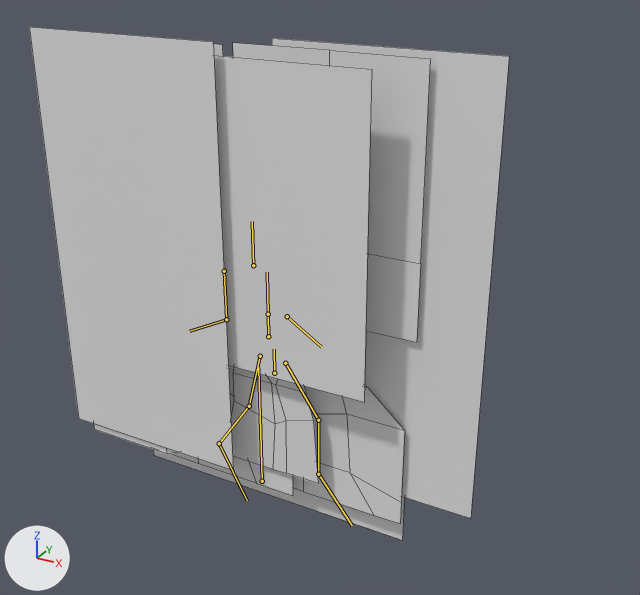
The FBX model Unity/Assets/Arcadians/AvatarFemale/avatarFemale.fbx: old version first, new version second.
Rendered twice from a 50 mm camera at (3.4, -5.19, 4.38) aimed at (0.43, 0.21, 1.69). Every picture has the same lights, and +X, +Y and +Z are marked at lower left. The bones that bend it are drawn over the model as lines. Mesh edges are drawn as thin lines.

In view in the first picture: 'avatar.Female'.
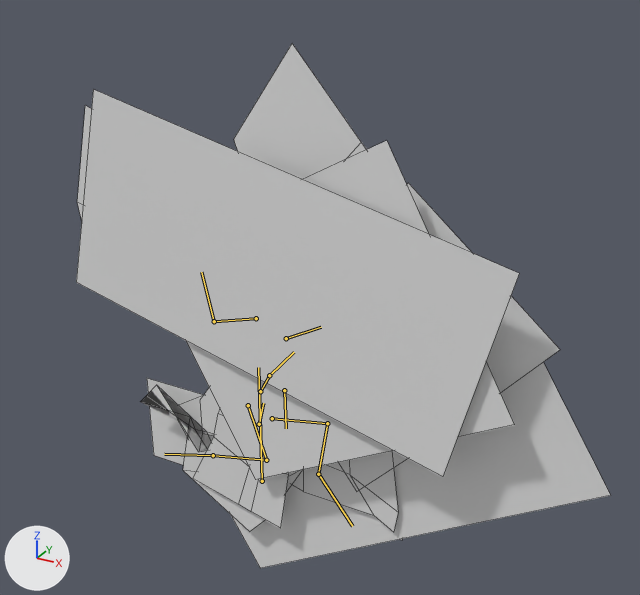
The newer file adds an action. The first version stands in its rest pose; the second is drawn at frame 20 of the action 'female.armature|m.lose'.

Pixel boxes (x1, y1, x2, y2) of what changed, in the pictures (640 x 595 px):
'avatar.Female', posed (11% wider): before (29, 27, 509, 540); after (76, 44, 610, 568)
bone 'b_Spine.001', root to tip: before (274, 373) to (274, 349); after (259, 424) to (263, 403)
bone 'b_Spine.002', root to tip: before (268, 336) to (268, 314); after (260, 391) to (269, 375)
bone 'b_Spine.003', root to tip: before (268, 314) to (267, 272); after (269, 375) to (294, 352)
bone 'b_Head', root to tip: before (253, 265) to (252, 221); after (286, 338) to (321, 327)
bone 'b_LArm', root to tip: before (287, 316) to (321, 347); after (284, 390) to (286, 428)
bone 'b_RArm.001', root to tip: before (224, 271) to (226, 319); after (256, 318) to (214, 321)
bone 'b_RArm.002', root to tip: before (226, 319) to (189, 331); after (214, 321) to (201, 272)
bone 'b_LLeg.001', root to tip: before (285, 363) to (318, 420); after (272, 418) to (327, 423)
bone 'b_LLeg.002', root to tip: before (318, 420) to (318, 474); after (327, 423) to (318, 474)
bone 'b_LFoot', root to tip: before (318, 474) to (352, 525); after (318, 474) to (352, 526)
bone 'b_RLeg.001', root to tip: before (260, 356) to (249, 406); after (248, 405) to (266, 460)
bone 'b_RLeg.002', root to tip: before (249, 406) to (219, 443); after (266, 460) to (213, 455)
bone 'b_RFoot', root to tip: before (219, 443) to (247, 500); after (213, 455) to (164, 454)

The change in detail:
Bone 'b_Spine.001' (bone_b_spine_001) moves from (0.0, 0.0, 0.0) to (-0.16, -0.51, 0.0).
Bone 'b_Spine.001' (bone_b_spine_001) turns from (0, 0, 0) to (0, 0, -13) degrees about its own x, y and z.
Bone 'b_Spine.002' (bone_b_spine_002) turns from (0, 0, 0) to (0, 0, -15) degrees about its own x, y and z.
Bone 'b_Spine.003' (bone_b_spine_003) turns from (0, 0, 0) to (0, 0, -13) degrees about its own x, y and z.
Bone 'b_Head' (bone_b_head) turns from (0, 0, 0) to (0, 0, -20) degrees about its own x, y and z.
Bone 'b_LArm' (bone_b_larm) turns from (0, 0, 0) to (0, 0, -17) degrees about its own x, y and z.
Bone 'b_RArm.001' (bone_b_rarm_001) turns from (0, 0, 0) to (0, 0, 33) degrees about its own x, y and z.
Bone 'b_RArm.002' (bone_b_rarm_002) turns from (0, 0, 0) to (0, 0, 30) degrees about its own x, y and z.
Bone 'b_LLeg.001' (bone_b_lleg_001) turns from (0, 0, 0) to (0, 0, -80) degrees about its own x, y and z.
Bone 'b_LLeg.002' (bone_b_lleg_002) turns from (0, 0, 0) to (0, 0, 76) degrees about its own x, y and z.
Bone 'b_LFoot' (bone_b_lfoot) turns from (0, 0, 0) to (9, 0, 0) degrees about its own x, y and z.
Bone 'b_RLeg.001' (bone_b_rleg_001) turns from (0, 0, 0) to (0, 0, 46) degrees about its own x, y and z.
Bone 'b_RLeg.002' (bone_b_rleg_002) turns from (0, 0, 0) to (0, 0, -75) degrees about its own x, y and z.
Bone 'b_RFoot' (bone_b_rfoot) turns from (0, 0, 0) to (0, 0, -60) degrees about its own x, y and z.
